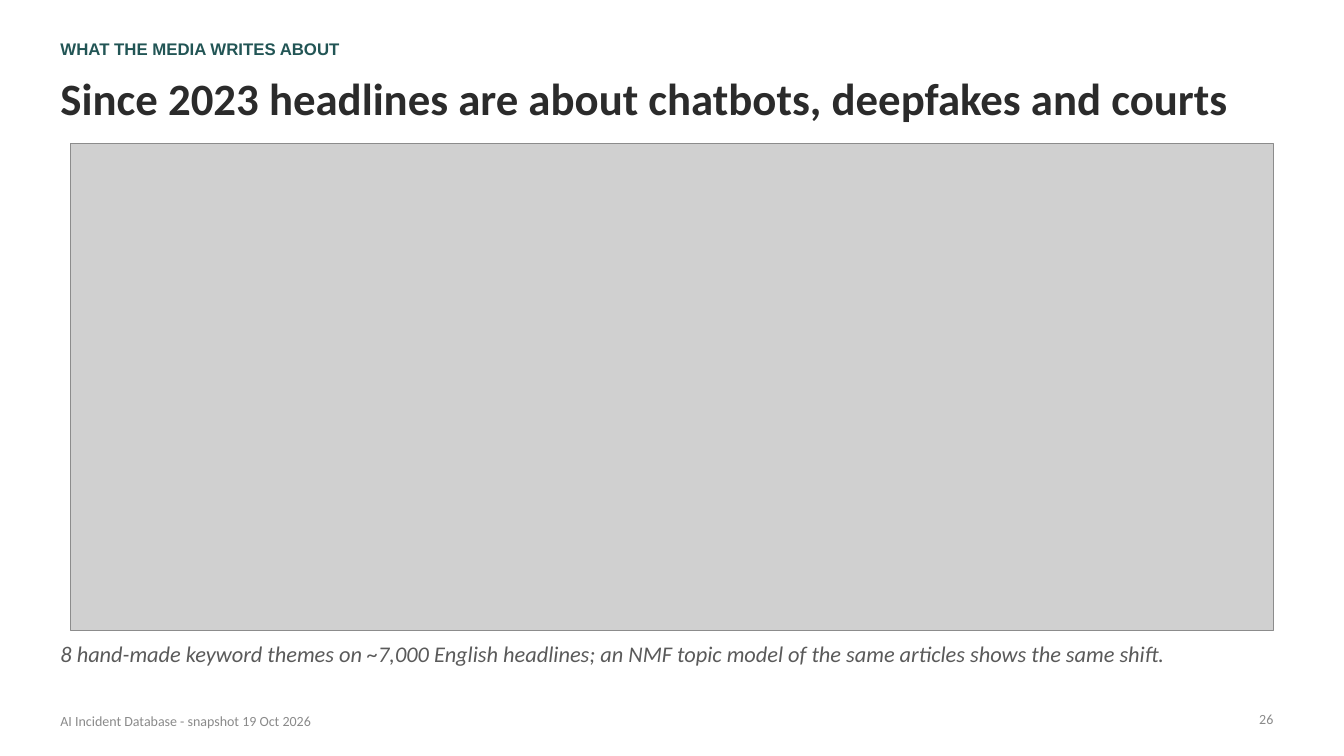
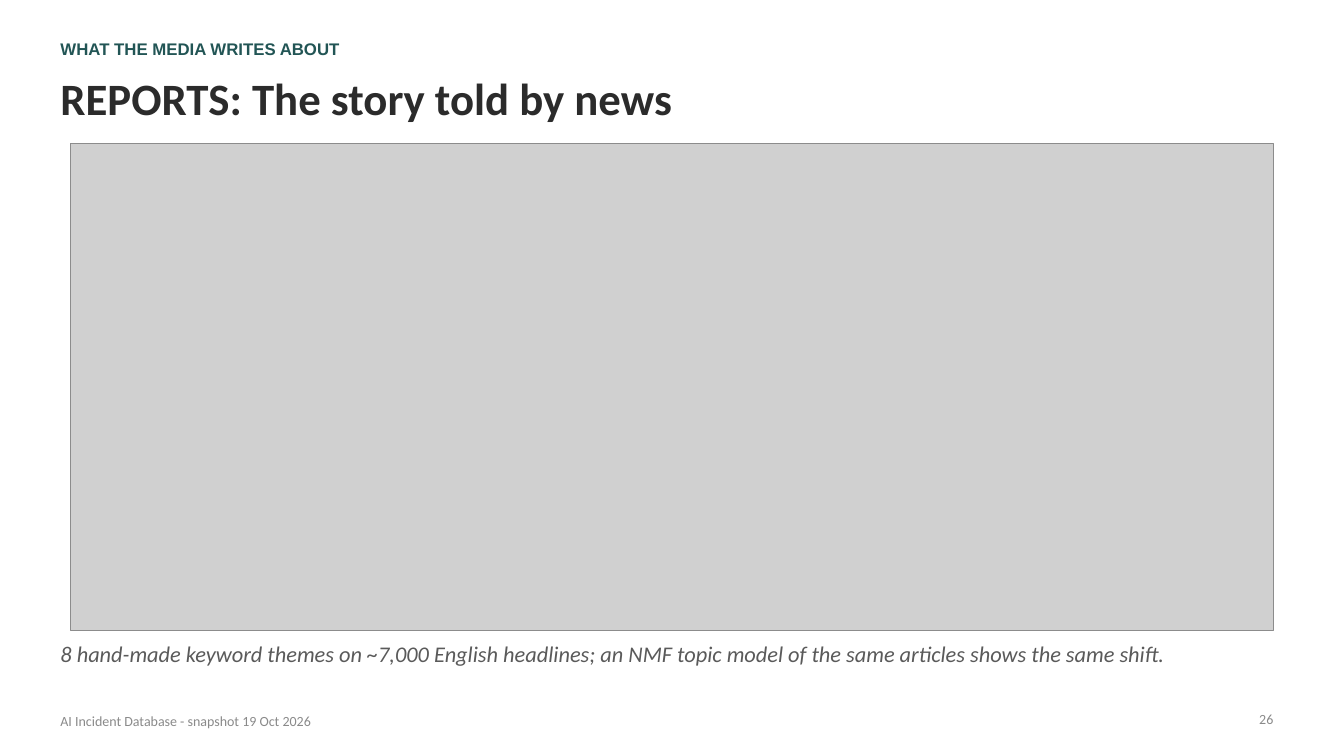
Before and after one commit to nnamyslowska/ai-incidents-analysis, a slide deck: slide 26 of From AI that breaks to AI that is weaponized - AIID.pptx. Drawn at 1344x756 pixels with LibreOffice and Linux fonts; fonts in the diff are those of the drawing; grey boxes stand for pictures. Boxes give left, top, right and bottom in pixels: in the first picture for what was removed or moved away, otherwise in the second. Text is boxed around its words. In the diff, an @@ line names an element or a change of style, - is before the commit and + after.

Commit message:
Added changes to slide titles

```diff
--- a/From AI that breaks to AI that is weaponized - AIID.pptx
+++ b/From AI that breaks to AI that is weaponized - AIID.pptx
@@ title at box(60, 83, 671, 122): text changed @@
-Since 2023 headlines are about chatbots, deepfakes and courts
+REPORTS: The story told by news
```
Also in this commit, not shown: 10 other slides changed, 1 other file.
